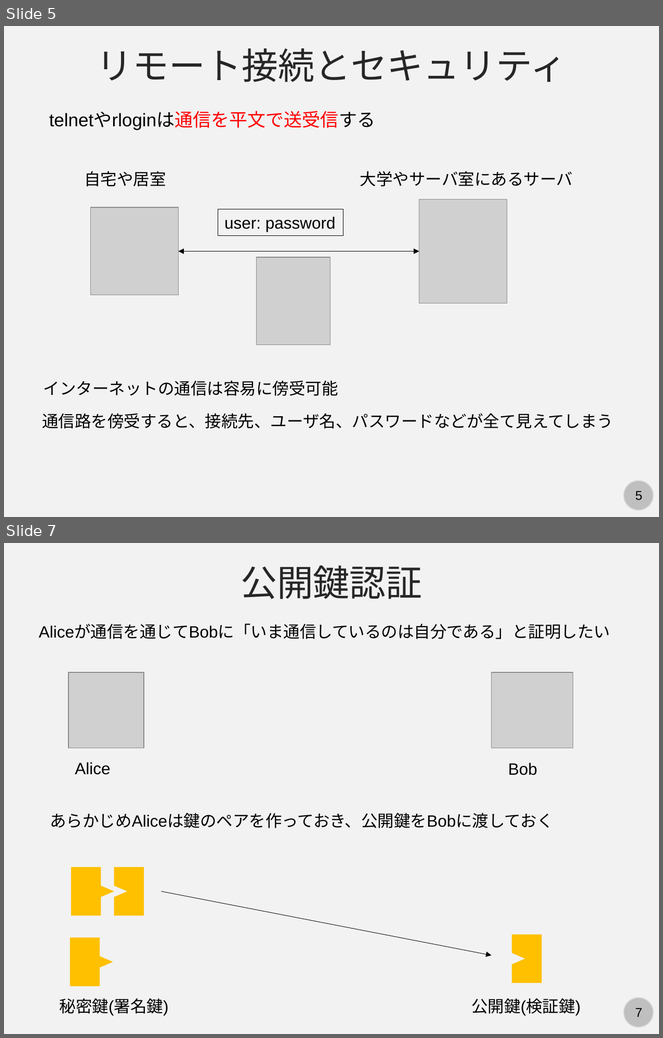
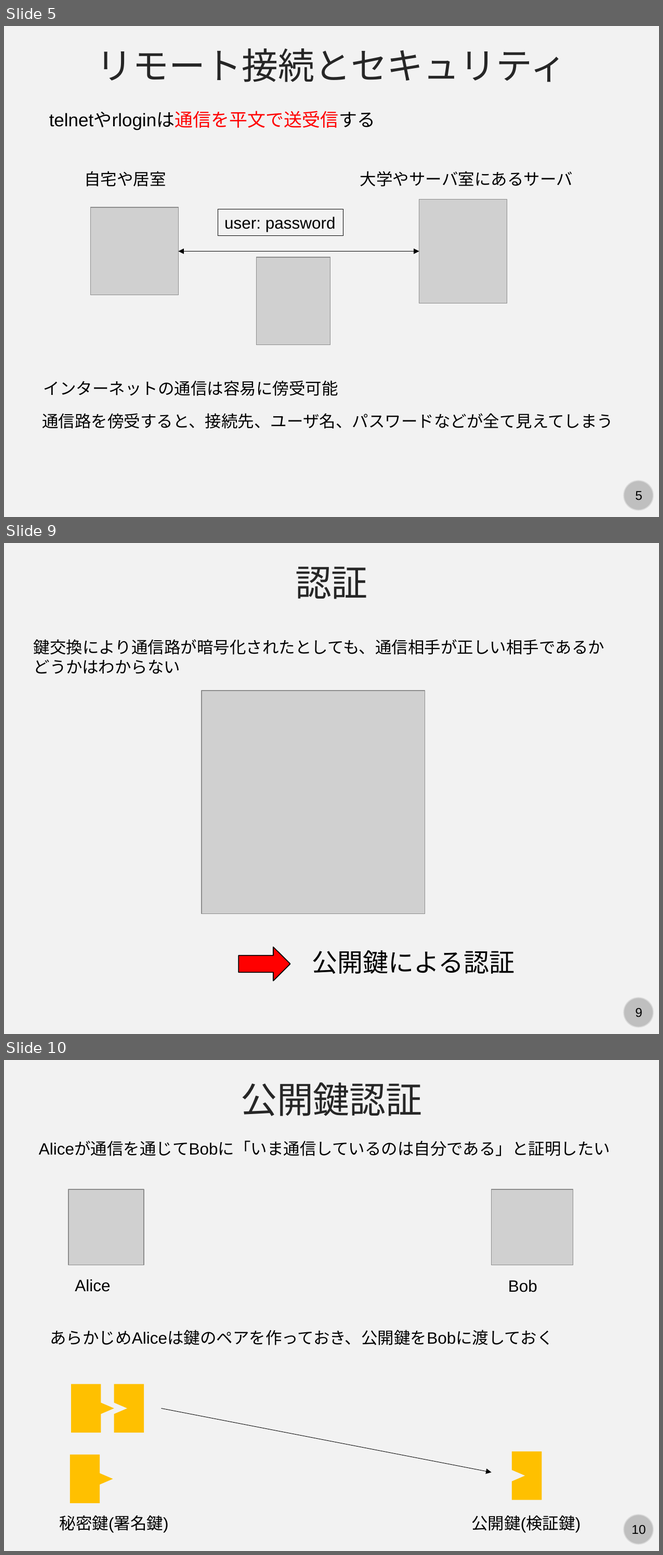
Before and after one commit to kaityo256/lab_startup, a slide deck: ssh/ssh.pptx. Shown one above the other, each under a label of ours: slides 5 and 7 before the commit, slides 5, 9 and 10 after it; the slides between them are not shown. The pictures are 663x1038 and 663x1555 pixels, drawn with LibreOffice and Linux fonts; fonts in the diff are those of the drawing; grey boxes stand for pictures. Boxes give left, top, right and bottom in pixels: in the first picture for what was removed or moved away, otherwise in the second. Text is boxed around its words. In the diff, an @@ line names an element or a change of style, - is before the commit and + after.

```diff
--- a/ssh/ssh.pptx
+++ b/ssh/ssh.pptx
@@ slide 9 added at (4,543,659,1034), background #F2F2F2; not listed: 2 template elements that a slide beside it also shows @@
@@ text added at (295,566,368,599), 40 pt, text #262626 @@
+認証
@@ text added at (34,639,605,674), 18 pt, text #000000 @@
+鍵交換により通信路が暗号化されたとしても、通信相手が正しい相手であるかどうかはわからない
@@ picture added at (202,691,425,914) @@
@@ right arrow added at (239,947,291,981), fill #FF0000, outline #000000 1 pt @@
@@ text added at (312,950,515,974), 28 pt, text #000000 @@
+公開鍵による認証
@@ what was slide 7 is now slide 10 @@
@@ page number at (632,1525,646,1535): text changed @@
-7
+10
```
Also in this commit, not shown: 1 slide changed, 3 other slides added.
